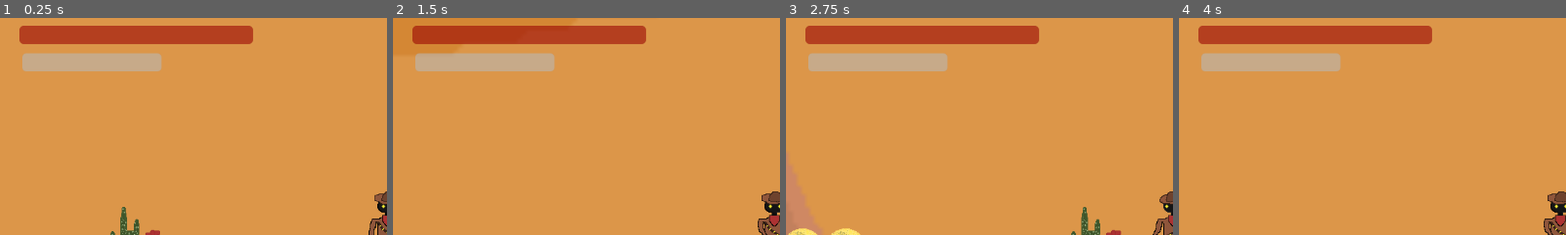
Above: before the commit, frames 1-4 (left to right).
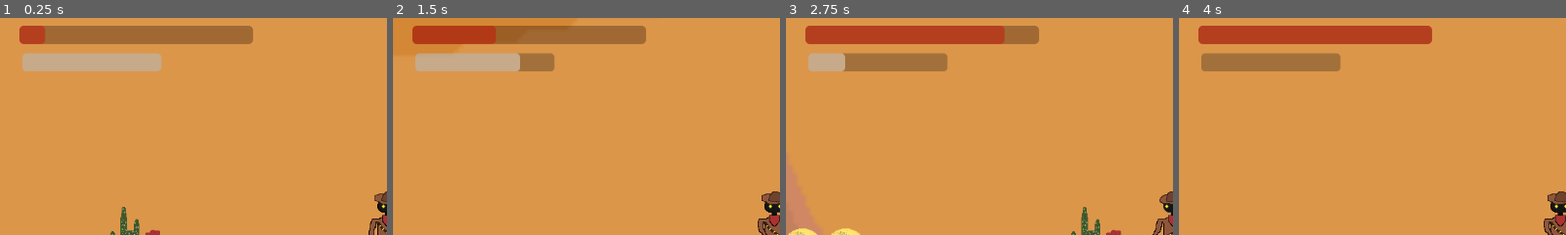
Above: after the commit, the same moments.

Repository: MGray2/Cowboy_With_A_Wand
Game: Godot game, scene res://scenes/main.tscn
Same seed, same stepped clock (60 frames per second), same inputs: the game is played once before the commit and once after it.
Inputs (mouse positions are % of the whole screen's width and height, from its top left):
- Up to frame 1 (0.25 s): no input
- Up to frame 2 (1.5 s): tap Enter (ui_accept) at 0.5, 0.77 s; move the mouse to (72, 45) at 0.52 s; hold D (right) from 0.53 s (still down); tap E (heal) at 0.6 s; move the mouse to (30, 55) at 1.27 s; tap F (attack) at 1.35 s
- Up to frame 3 (2.75 s): tap Enter (ui_accept) at 1.52 s; tap E (heal) at 1.55, 2.1 s; move the mouse to (60, 28) at 2.02 s; release D (right) at 2.03 s; hold A (left) from 2.03 s (still down)
- Up to frame 4 (4 s): move the mouse to (45, 70) at 2.77 s; release A (left) at 2.78 s; hold D (right) from 2.78 s (still down); tap Q (mana) at 2.85 s; tap Enter (ui_accept) at 3.02, 3.77 s; tap E (heal) at 3.05, 3.8 s; move the mouse to (80, 65) at 3.52 s; right-click (80, 65) at 3.6 s
The pictures show only the part of the screen within x 0-50%, y 1-51%; the shares and areas given below are measured in that part.

The runs differ from the first frame. In frame 1, 4.6% of the frame differs, in the area x 11-66%, y 3-13%; in frame 2, 4.1%; in frame 3, 3.0%; in frame 4, 3.0%.

Commit message:
animation ye

Diff:
--- a/scenes/player.tscn
+++ b/scenes/player.tscn
@@ -9,7 +9,7 @@
 
 [sub_resource type="GDScript" id="GDScript_rqjt0"]
 script/source = "extends CharacterBody2D
-var health= 100
+var health= 10
 const SPEED = 300
 var invincible = false
 const JUMP_VELOCITY = -550
